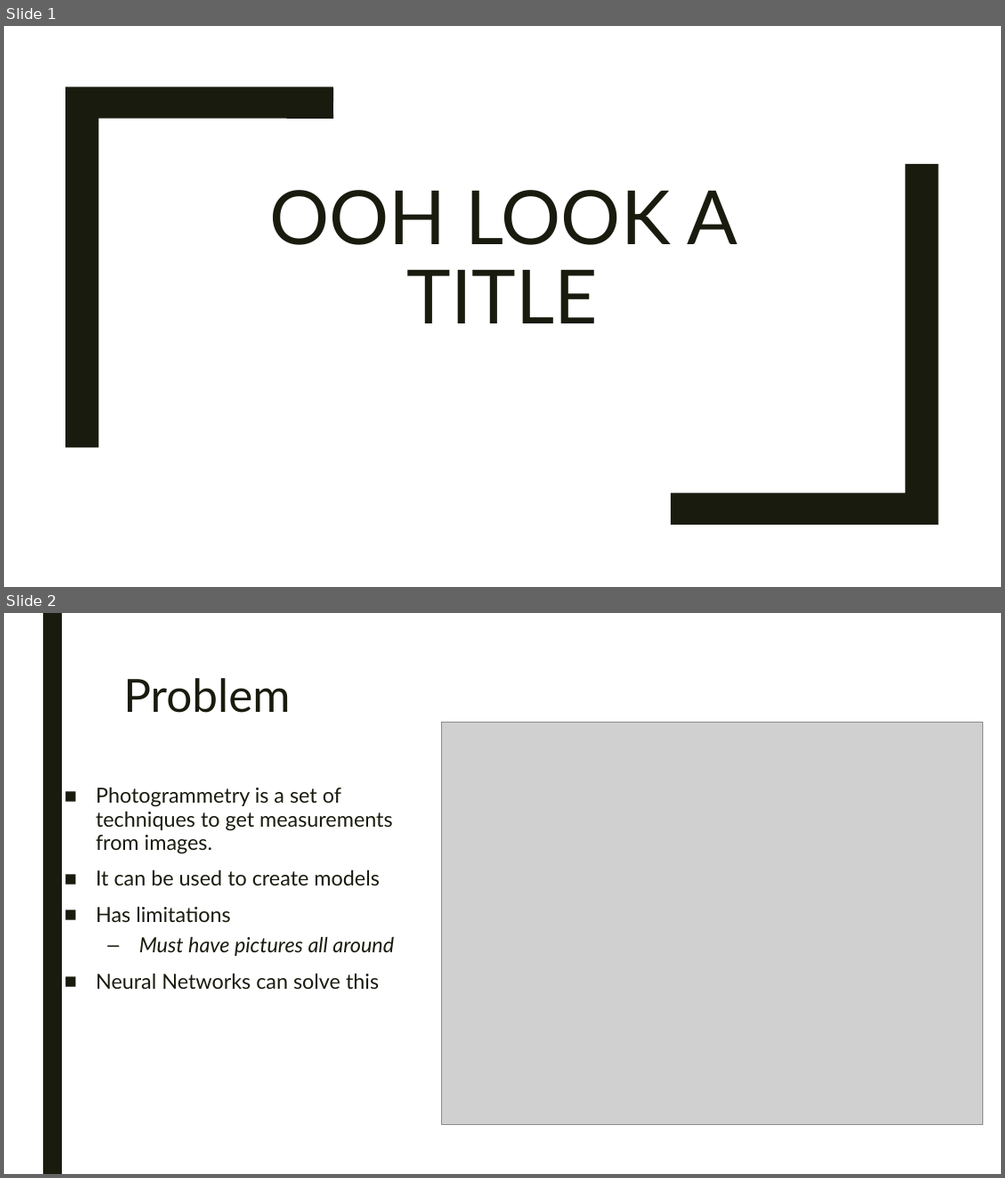
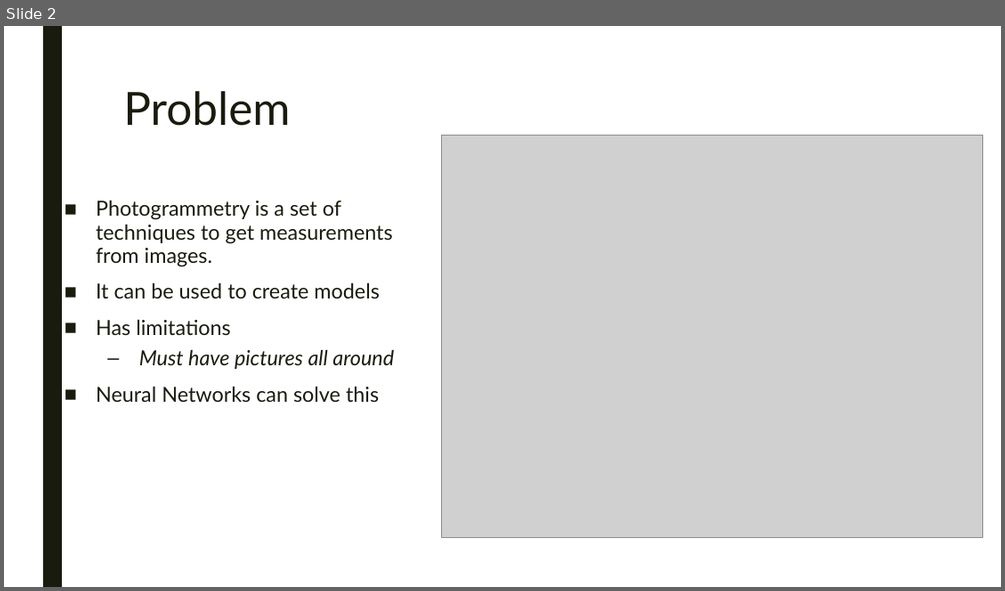
Before and after one commit to andrewtzhang/jupyternotebooks, a slide deck: Ooh look a title.pptx. Shown one above the other, each under a label of ours: slides 1 and 2 before the commit, slide 2 after it. The pictures are 1005x1178 and 1005x591 pixels, drawn with LibreOffice and Linux fonts; fonts in the diff are those of the drawing; grey boxes stand for pictures. Boxes give left, top, right and bottom in pixels: in the first picture for what was removed or moved away, otherwise in the second. Text is boxed around its words. In the diff, an @@ line names an element or a change of style, - is before the commit and + after.

```diff
--- a/Ooh look a title.pptx
+++ b/Ooh look a title.pptx
@@ slide 1 removed at [4, 26, 1001, 587], background #FFFFFF @@
@@ freeform shape removed at [65, 87, 333, 447] @@
@@ freeform shape removed at [671, 164, 938, 524] @@
@@ title removed at [269, 190, 737, 323] @@
-OOH LOOK A TITLE
```
Also in this commit, not shown: 2 slides changed, 1 slide added, 7 other files.
